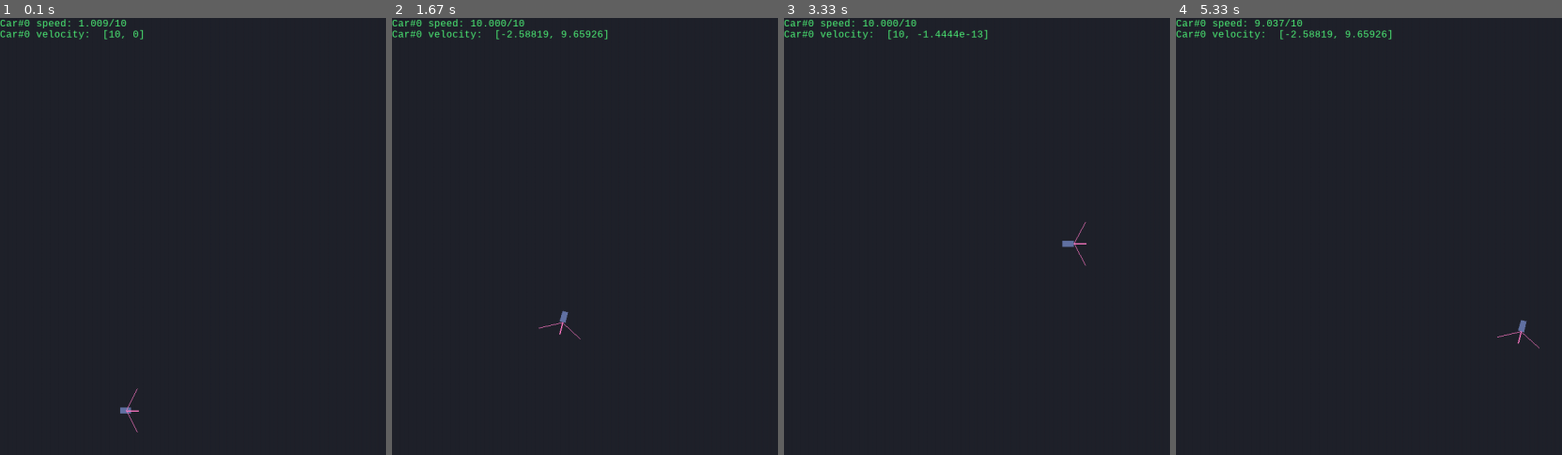
Above: before the commit, frames 1-4 (left to right).
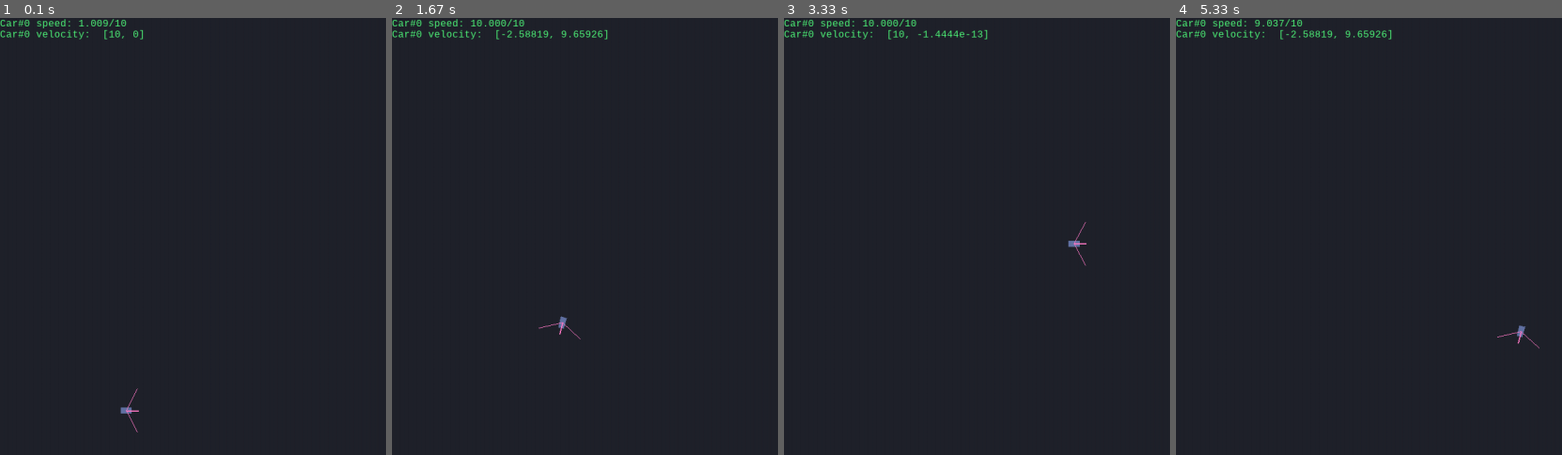
Above: after the commit, the same moments.

Repository: Edwardhk/pygame_car
Game: pygame game, started from main.py
Same seed, same stepped clock (60 frames per second), same inputs: the game is played once before the commit and once after it.
Inputs:
- Up to frame 1 (0.1 s): no input
- Up to frame 2 (1.67 s): hold Right 0.33-0.8 s; hold Up 0.83-1.13 s; hold Right 1.17-1.63 s
- Up to frame 3 (3.33 s): hold Left 1.67-2.2 s; hold Down 2.23-2.53 s; hold Left 2.57-2.97 s; hold Up from 3 s (still down)
- Up to frame 4 (5.33 s): release Up at 3.37 s; hold Right 3.4-4.03 s; hold Down 4.07-4.43 s; hold Left 4.47-4.93 s; hold Up 4.97-5.27 s; hold Right from 5.3 s (still down)

The runs differ from the first frame. In frame 1, less than 0.1% of the frame differs, in the area x 31-35%, y 89-91%; in frame 2, less than 0.1%; in frame 3, less than 0.1%, in the area x 72-77%, y 50-53%; in frame 4, less than 0.1%.

Commit message:
[RENDER] Centralized the car rendering back to car object, instead of gameworld object

Diff:
--- a/main.py
+++ b/main.py
@@ -58,6 +58,25 @@
             car_edge_point.append(self.off + self.vel.rotate(edge_angle))
         return car_edge_point
 
+    def render_car(self, win):
+        edges_xy = self.get_polygon_edges()
+
+        # Car wheel rendering
+        # for edge in edges_xy:
+        #     pygame.draw.circle(
+        #         win, GREEN, (int(edge[0]), int(edge[1])), 3)
+
+        # Car body rendering
+        pygame.draw.polygon(win, BLACK, edges_xy)
+
+        # Car sensor rendering
+        pygame.draw.line(win, PINK, self.off,
+                            self.off + self.vel * 2, 2)
+        pygame.draw.line(win, PINK, self.off,
+                            self.off + self.vel.rotate(62) * 4, 1)
+        pygame.draw.line(win, PINK, self.off,
+                            self.off + self.vel.rotate(-62) * 4, 1)
+
 
 class GameWorld:
     def __init__(self):
@@ -69,25 +88,8 @@
         for car in self.car_arr:
             if car.speed < MAX_SPEED and car.speed != 0:
                 car.speed += 0.001
-            edges_xy = car.get_polygon_edges()
-
-            # Car wheel rendering
-            # for edge in edges_xy:
-            #     pygame.draw.circle(
-            #         self.win, GREEN, (int(edge[0]), int(edge[1])), 3)
-
-            # Car body rendering
             car.off += car.vel.normalize() * car.speed
-            pygame.draw.polygon(self.win, BLACK, edges_xy)
-
-            # Simulate the angle of sensor
-            pygame.draw.line(self.win, PINK, car.off,
-                             car.off + car.vel * 2, 2)
-            pygame.draw.line(self.win, PINK, car.off,
-                             car.off + car.vel.rotate(62) * 4, 1)
-            pygame.draw.line(self.win, PINK, car.off,
-                             car.off + car.vel.rotate(-62) * 4, 1)
-
+            car.render_car(self.win)
             pygame.display.update()
 
     def show_info(self):
